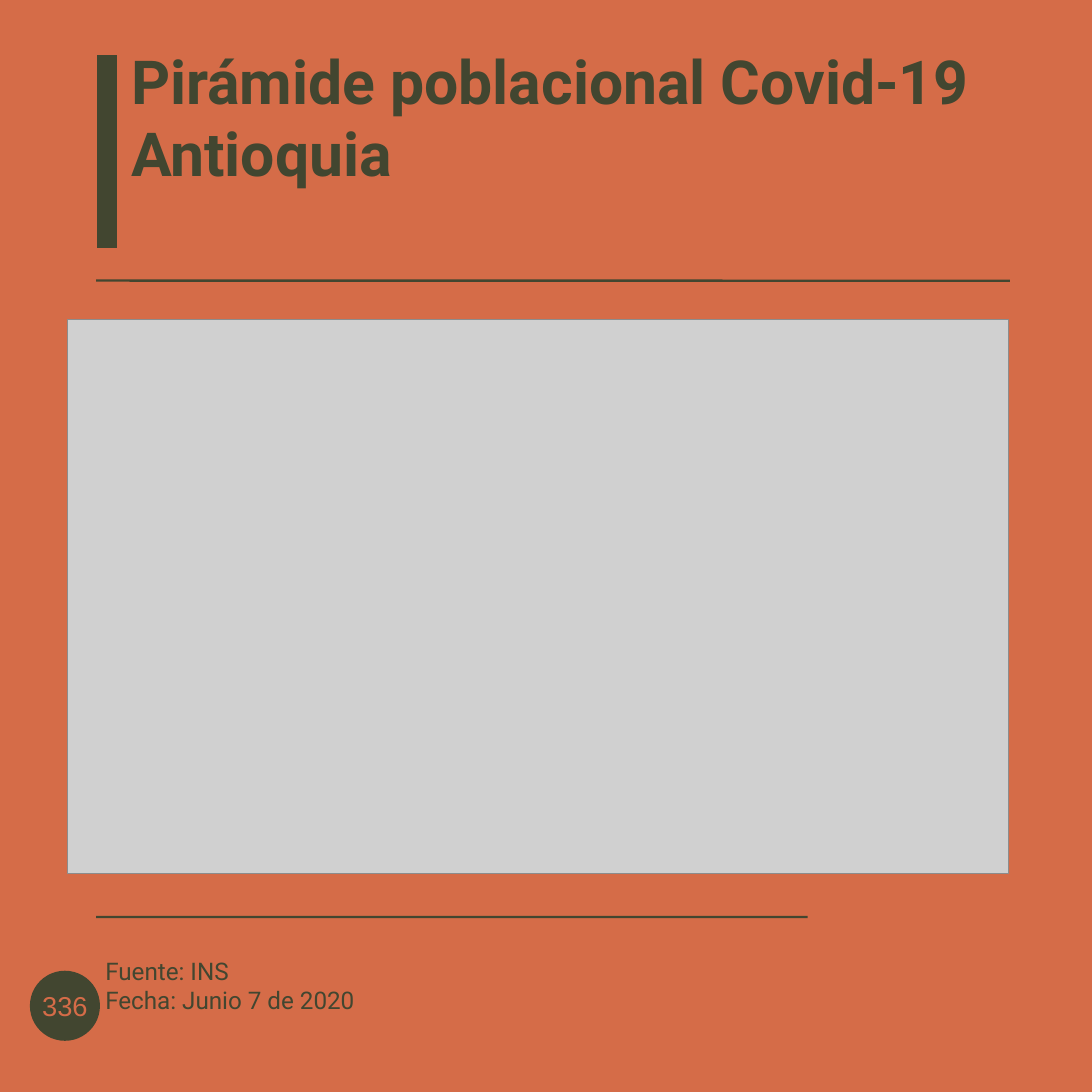
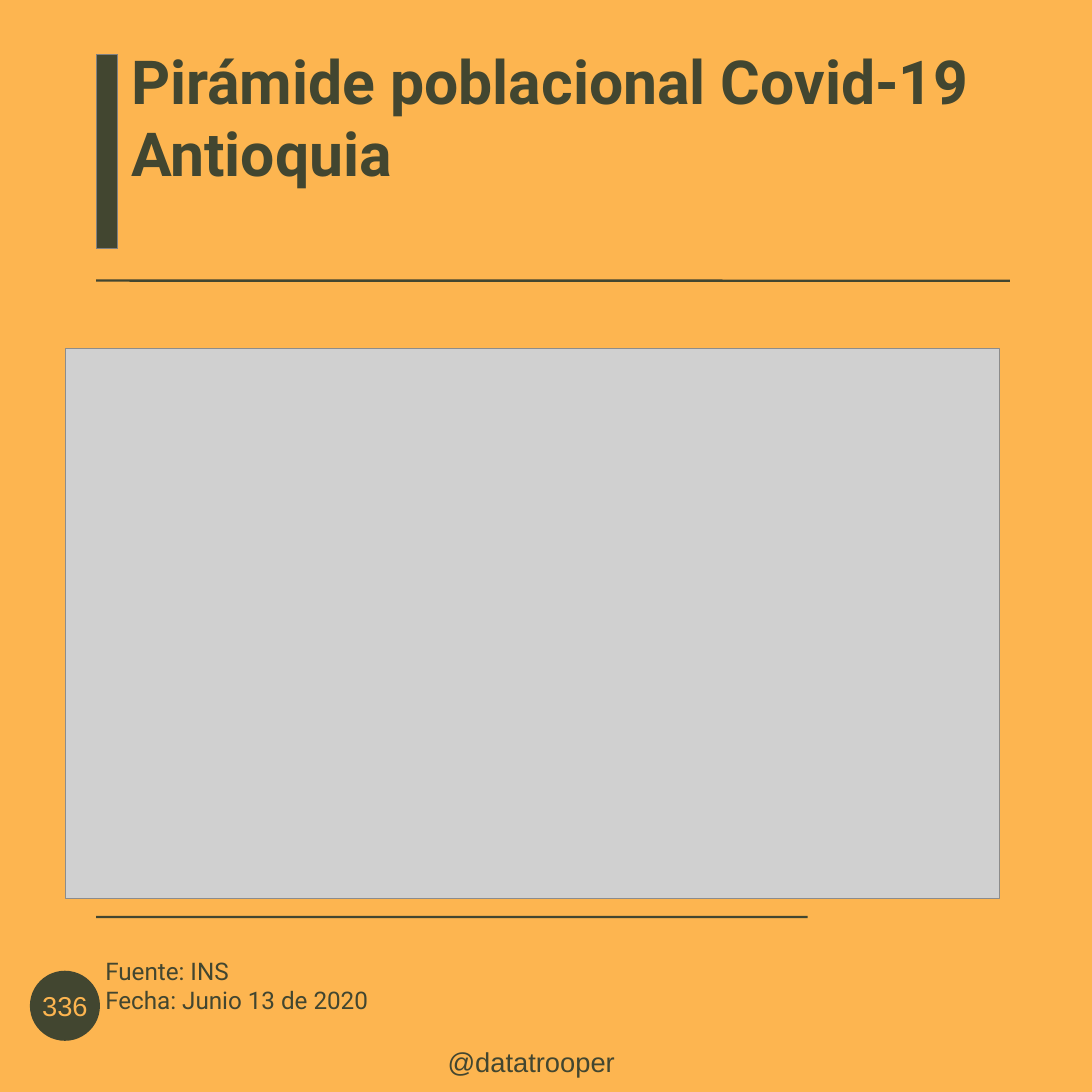
Before and after one commit to datatrooper/instatrooper, a slide deck: slide 9 of styles/covid antioquia.odp (slide 8 before the commit). Drawn at 1092x1092 pixels with LibreOffice and Linux fonts; fonts in the diff are those of the drawing; grey boxes stand for pictures; background and template pictures are left out. Boxes give left, top, right and bottom in pixels: in the first picture for what was removed or moved away, otherwise in the second. Text is boxed around its words. In the diff, an @@ line names an element or a change of style, - is before the commit and + after.

Commit message:
covid antioquia y valle

```diff
--- a/styles/covid antioquia.odp
+++ b/styles/covid antioquia.odp
@@ background #D56C48 to #FDB550 @@
@@ rectangle at (x1=96, y1=55, x2=118, y2=248): outline #D56C48 0 pt to #808080 0 pt @@
@@ picture resized from (x1=68, y1=320, x2=1009, y2=874) to (x1=66, y1=348, x2=999, y2=898) @@
@@ ellipse "336" at (x1=32, y1=973, x2=97, y2=1038): text colour #D56C48 to #FDB550 @@
@@ text at (x1=105, y1=962, x2=368, y2=1009): text changed @@
-Fuente: INS
-Fecha: Junio 7 de 2020
+Fuente: INS
+Fecha: Junio 13 de 2020
@@ text added at (x1=448, y1=1052, x2=615, y2=1077), 18 pt, text #424630 @@
+@datatrooper
```
Also in this commit, not shown: 8 other slides changed, 1 slide added, 7 other files.
